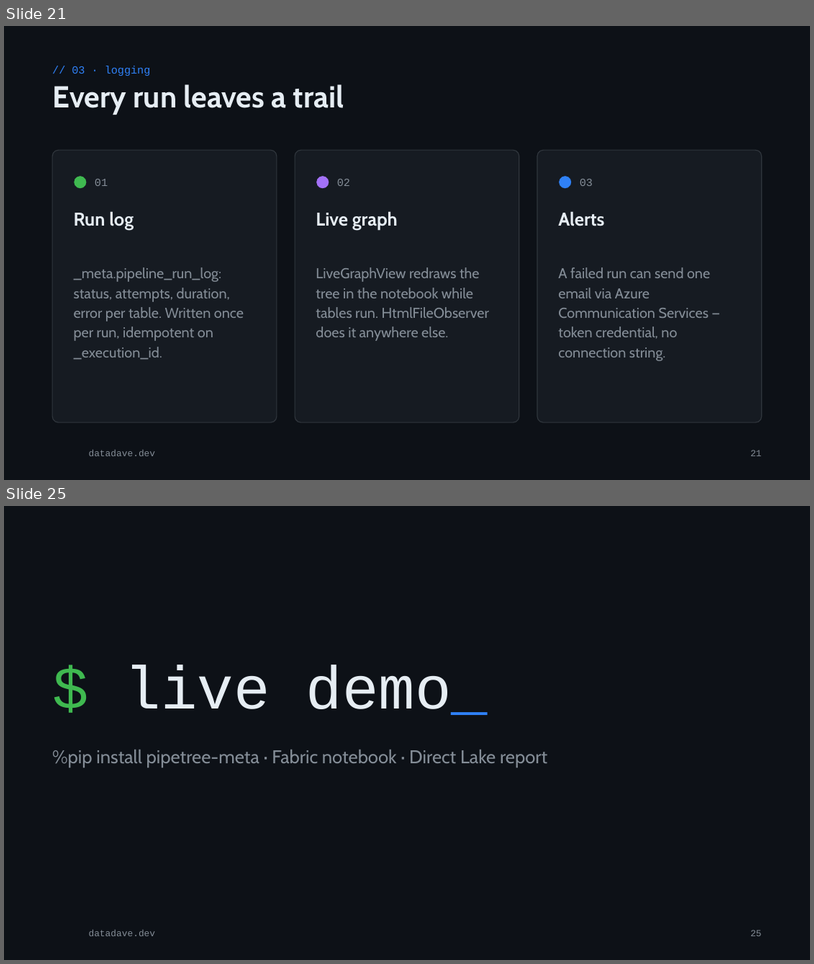
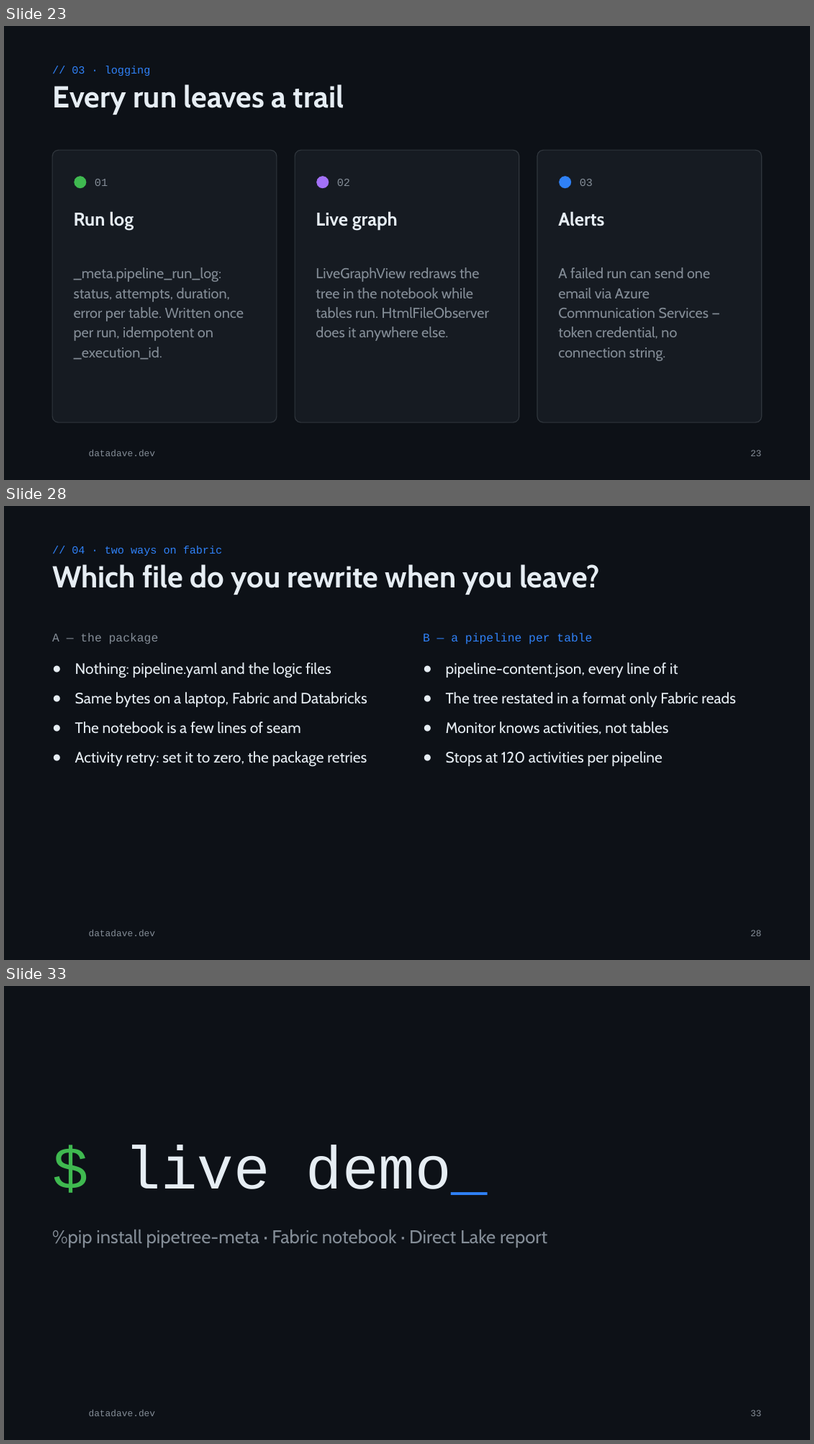
Before and after one commit to phant0mw0lf/datadave, a slide deck: talks/2026-12-metadata-orchestration/metadata-orchestration.pptx. Shown one above the other, each under a label of ours: slides 21 and 25 before the commit, slides 23, 28 and 33 after it; the slides between them are not shown. The pictures are 814x964 and 814x1444 pixels, drawn with LibreOffice and Linux fonts; fonts in the diff are those of the drawing; background and template pictures are left out. Boxes give left, top, right and bottom in pixels: in the first picture for what was removed or moved away, otherwise in the second. Text is boxed around its words. In the diff, an @@ line names an element or a change of style, - is before the commit and + after.

Commit message:
content(talks): fabric comparison, layer slide and a less pipetree-centric framing
Adds the two-ways-on-Fabric section from part 3, a slide on free layer naming, a 'you don't need my package' slide, and neutral wording on the layer and executor slides.

```diff
--- a/talks/2026-12-metadata-orchestration/metadata-orchestration.pptx
+++ b/talks/2026-12-metadata-orchestration/metadata-orchestration.pptx
@@ slide 28 added at box(4, 506, 810, 960), background #0D1117; not listed: 1 template element that a slide beside it also shows @@
@@ text added at box(72, 546, 223, 556), 13 pt, text #2F81F7 @@
+// 04 · two ways on fabric
@@ title added at box(52, 564, 600, 595), 36 pt, text #E6EDF3, bold @@
+Which file do you rewrite when you leave?
@@ text added at box(52, 633, 368, 767), 18 pt, text #E6EDF3 @@
+A — the package
+● Nothing: pipeline.yaml and the logic files
+● Same bytes on a laptop, Fabric and Databricks
+● The notebook is a few lines of seam
+● Activity retry: set it to zero, the package retries
@@ text added at box(423, 633, 736, 766), 18 pt, text #E6EDF3 @@
+B — a pipeline per table
+● pipeline-content.json, every line of it
+● The tree restated in a format only Fabric reads
+● Monitor knows activities, not tables
+● Stops at 120 activities per pipeline
@@ page number added at box(751, 929, 761, 936), 11 pt, text #848D97 @@
+28
@@ what was slide 21 is now slide 23 @@
@@ page number at box(751, 449, 761, 456): text changed @@
-21
+23
@@ what was slide 25 is now slide 33 @@
@@ page number at box(751, 1409, 761, 1416): text changed @@
-25
+33
```
Also in this commit, not shown: 12 slides changed, 8 other slides added, 3 other files.
